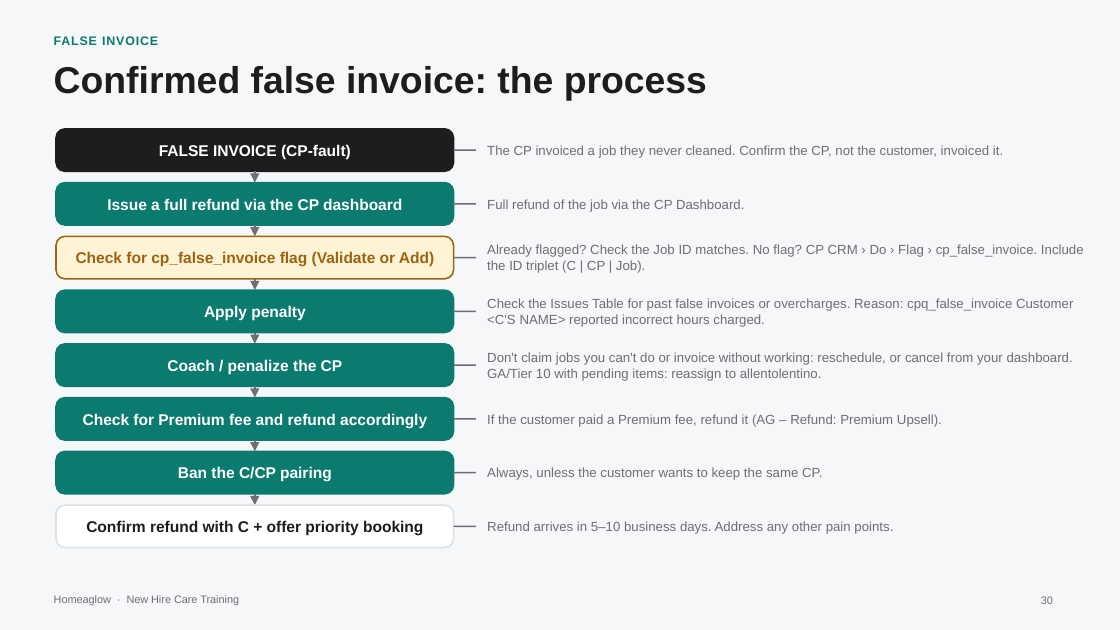
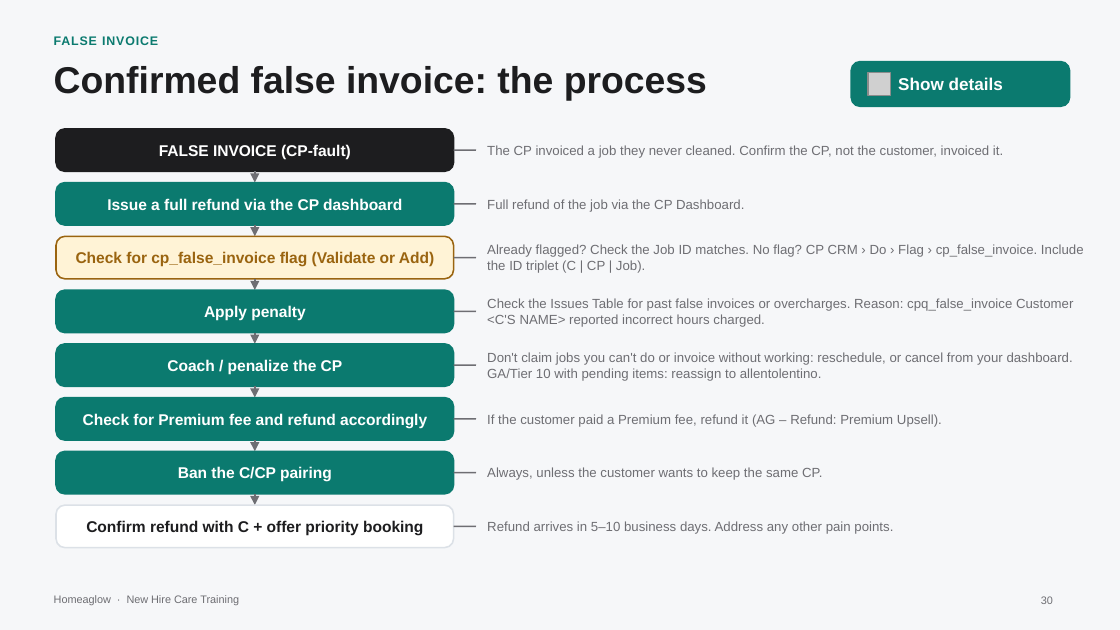
Before and after one commit to anjulimichelle/training, a slide deck: slide 30 of billing-disputes/billing-disputes-cash-payments.pptx. Drawn at 1120x630 pixels with LibreOffice and Linux fonts; fonts in the diff are those of the drawing; grey boxes stand for pictures. Boxes give left, top, right and bottom in pixels: in the first picture for what was removed or moved away, otherwise in the second. Text is boxed around its words. In the diff, an @@ line names an element or a change of style, - is before the commit and + after.

```diff
--- a/billing-disputes/billing-disputes-cash-payments.pptx
+++ b/billing-disputes/billing-disputes-cash-payments.pptx
@@ rounded rectangle added at <box>851,62,1070,106</box>, fill #0B7A6F, outline #0B7A6F 1 pt @@
@@ picture added at <box>868,73,890,95</box> @@
@@ text added at <box>898,77,1003,90</box>, 11 pt, text #FFFFFF, bold @@
+Show details
```
Also in this commit, not shown: 1 other slide changed, 2 other files.
